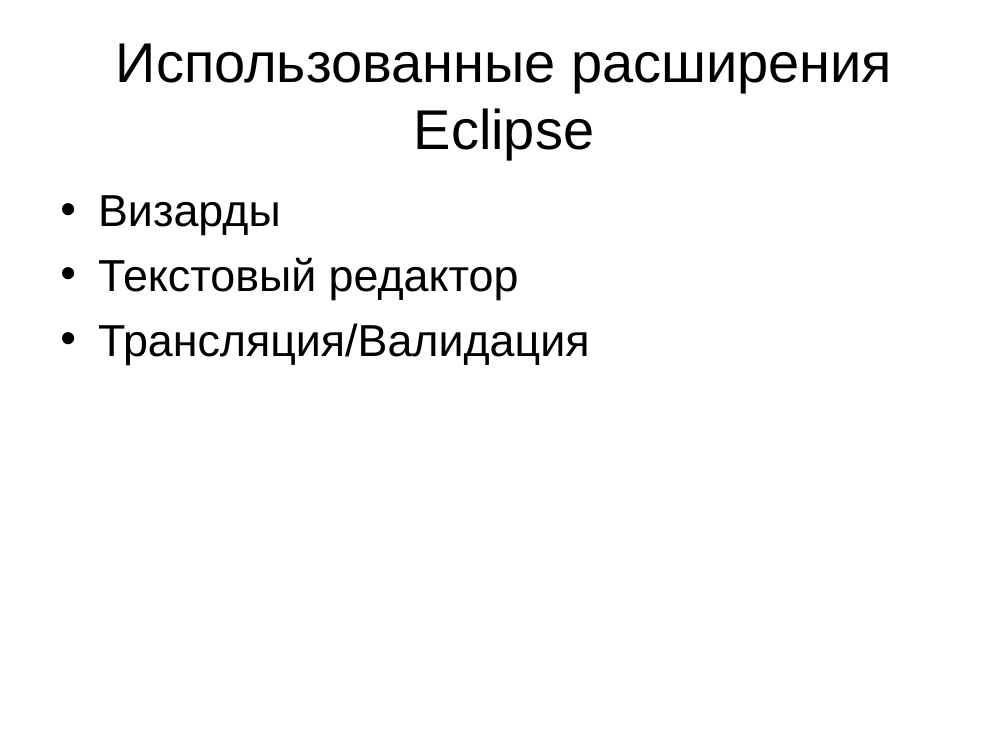
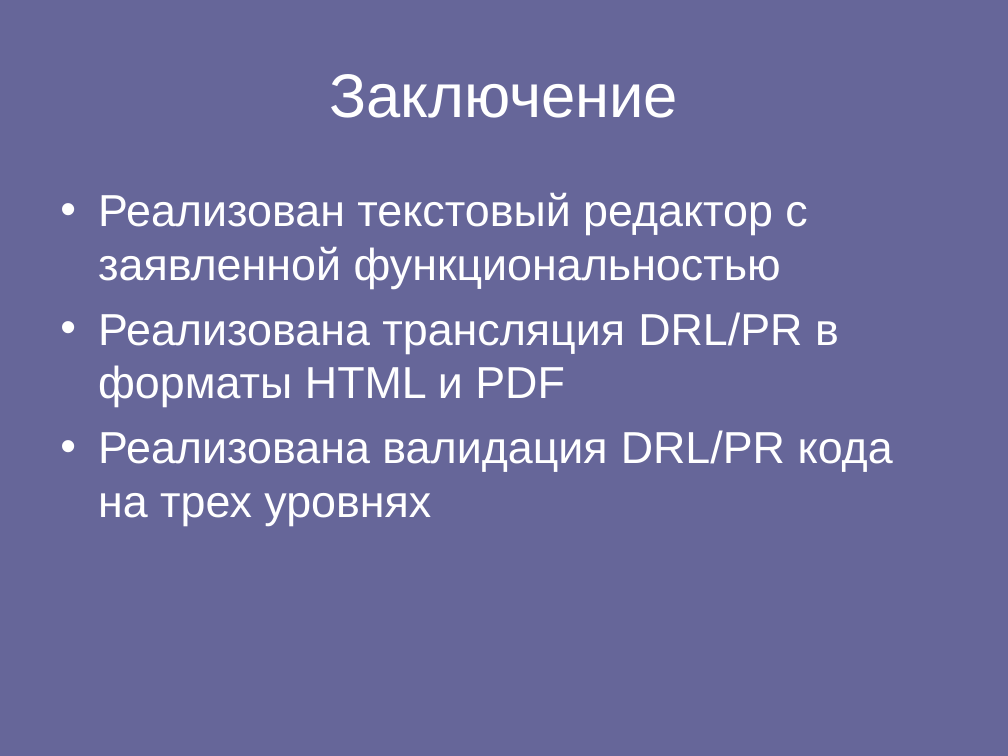
Before and after one commit to spbu-se/pldoctoolkit, a slide deck: slide 7 of stuff/yakovlev/doc/Язык DRL.ppt (slide 3 before the commit). Drawn at 1008x756 pixels with LibreOffice and Linux fonts; fonts in the diff are those of the drawing. Boxes give left, top, right and bottom in pixels: in the first picture for what was removed or moved away, otherwise in the second. Text is boxed around its words. In the diff, an @@ line names an element or a change of style, - is before the commit and + after.

Commit message:
Diploma text update new diagrams Presentation update

```diff
--- a/stuff/yakovlev/doc/Язык DRL.ppt
+++ b/stuff/yakovlev/doc/Язык DRL.ppt
@@ background #FFFFFF to #666699 @@
@@ title at (329,74,678,118): text changed; size 40 to 44 pt; text colour #000000 to #FFFFFF @@
-Использованные расширения Eclipse
+Заключение
@@ text at (98,193,893,526): text changed; text colour #000000 to #FFFFFF @@
-• Визарды
-• Текстовый редактор
-• Трансляция/Валидация
+• Реализован текстовый редактор с заявленной функциональностью
+• Реализована трансляция DRL/PR в форматы HTML и PDF
+• Реализована валидация DRL/PR кода на трех уровнях
```
Also in this commit, not shown: 2 other slides changed, 4 slides added, 2 slides removed, 3 other files.
